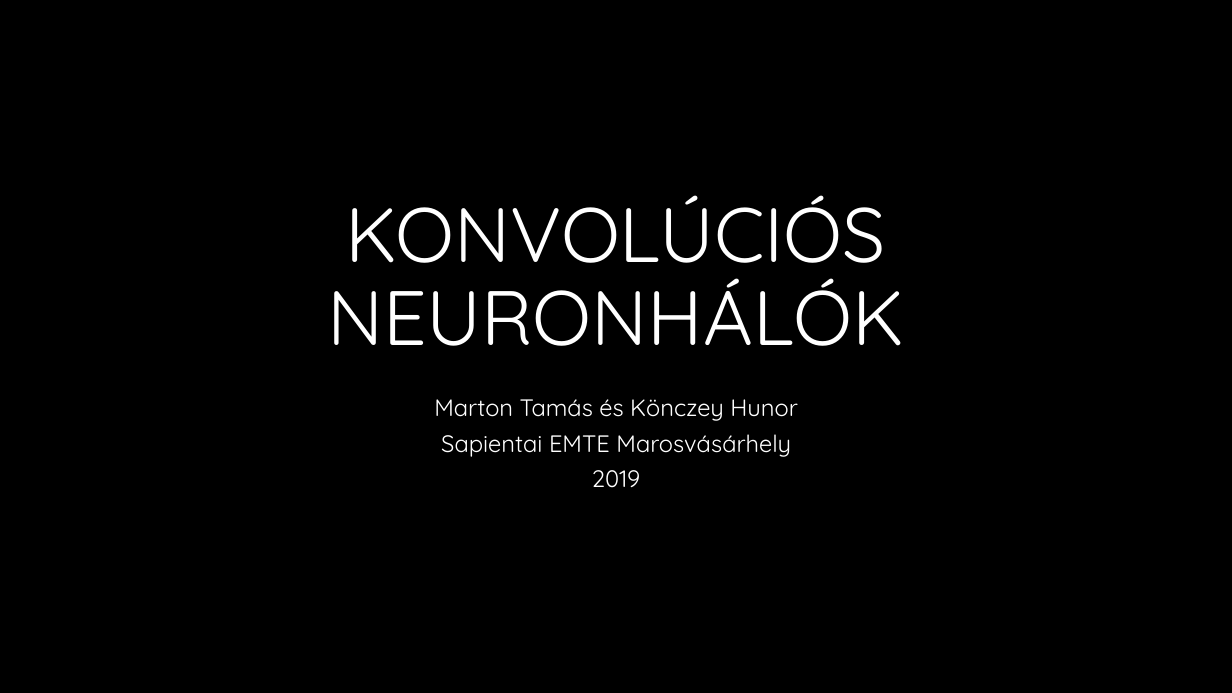
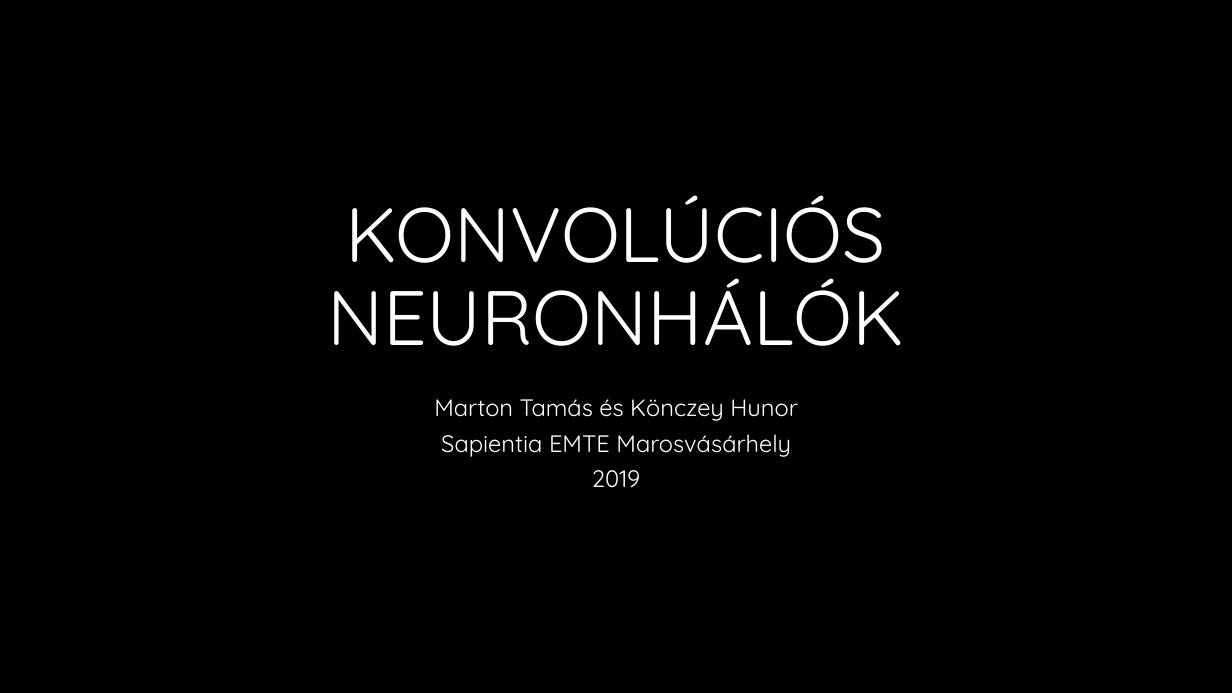
Before and after one commit to martontamas92/CNN, a slide deck: slide 1 of Konvolúciós neuronhálók.pptx. Drawn at 1232x693 pixels with LibreOffice and Linux fonts; fonts in the diff are those of the drawing; background and template pictures are left out. Boxes give left, top, right and bottom in pixels: in the first picture for what was removed or moved away, otherwise in the second. Text is boxed around its words. In the diff, an @@ line names an element or a change of style, - is before the commit and + after.

```diff
--- a/Konvolúciós neuronhálók.pptx
+++ b/Konvolúciós neuronhálók.pptx
@@ subtitle at (441, 434, 791, 457): text changed @@
-Sapientai EMTE Marosvásárhely
+Sapientia EMTE Marosvásárhely
```
Also in this commit, not shown: 4 other slides changed, 8 slides added.
